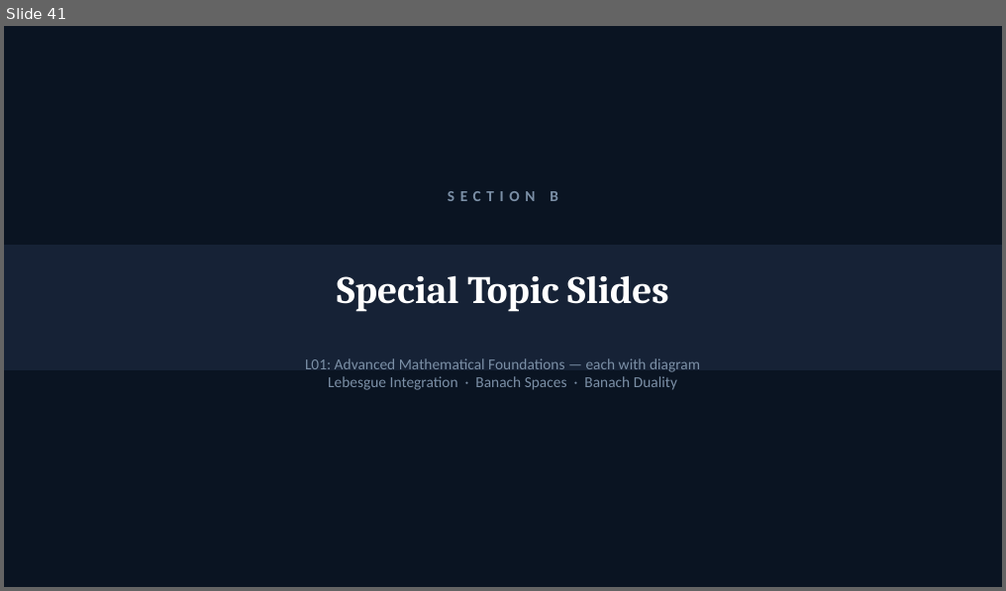
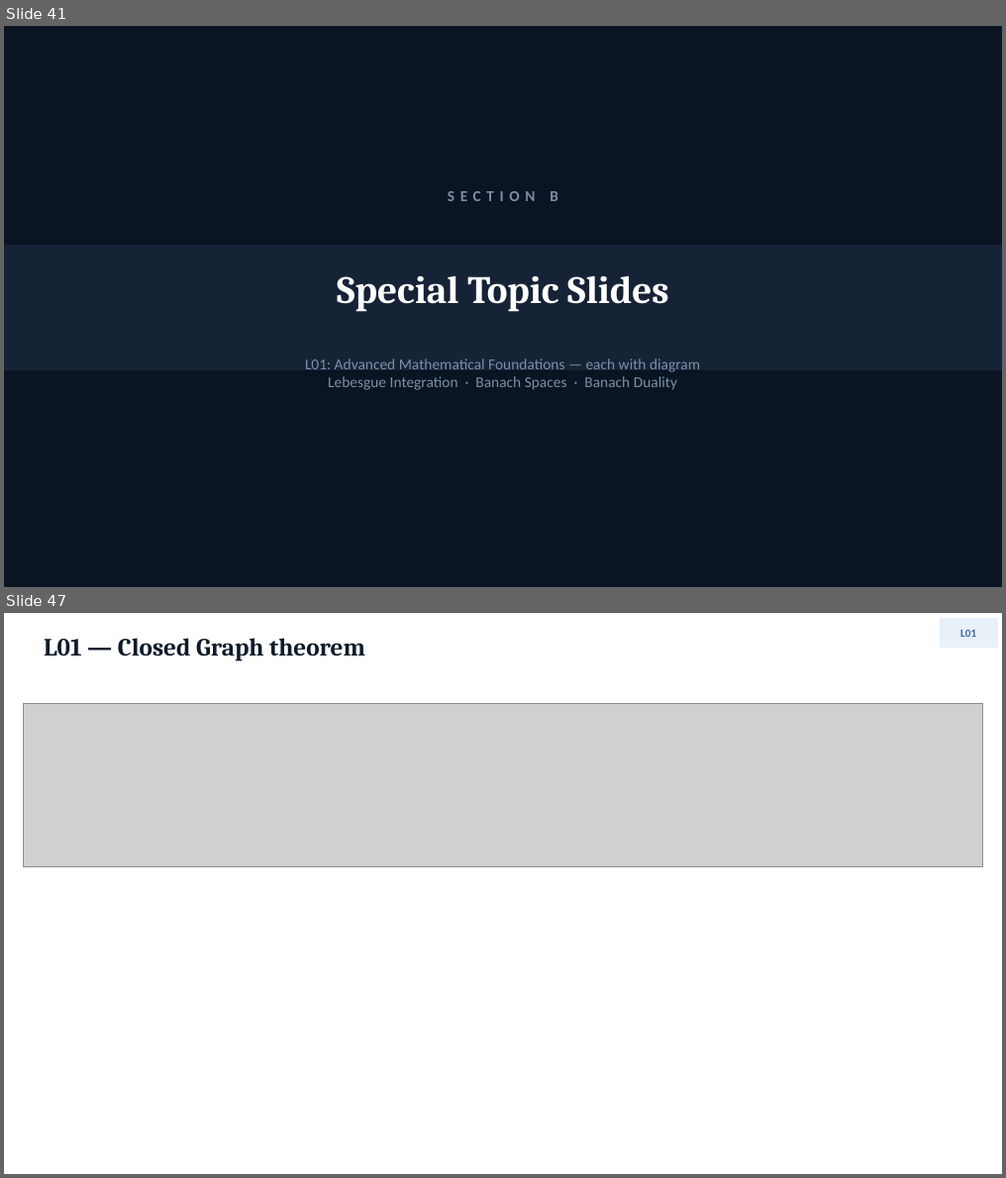
Before and after one commit to flyredeagle/talks, a slide deck: QuantumMechanics/Operators/generated/ModuleI1_L01_extended.pptx. Shown one above the other, each under a label of ours: slide 41 before the commit, slides 41 and 47 after it; the slides between them are not shown. The pictures are 1006x591 and 1006x1178 pixels, drawn with LibreOffice and Linux fonts; fonts in the diff are those of the drawing; grey boxes stand for pictures. Boxes give left, top, right and bottom in pixels: in the first picture for what was removed or moved away, otherwise in the second. Text is boxed around its words. In the diff, an @@ line names an element or a change of style, - is before the commit and + after.

```diff
--- a/QuantumMechanics/Operators/generated/ModuleI1_L01_extended.pptx
+++ b/QuantumMechanics/Operators/generated/ModuleI1_L01_extended.pptx
@@ slide 47 added at (4, 613, 1002, 1174), background #FFFFFF @@
@@ text added at (44, 638, 365, 662), 18 pt, text #0D1B2A, bold @@
+L01 — Closed Graph theorem
@@ rectangle added at (941, 619, 997, 647), fill #E8F0F8, outline #E8F0F8 1 pt @@
@@ text added at (960, 629, 976, 637), 8 pt, text #3A6EA5, bold @@
+L01
@@ picture added at (24, 704, 982, 867) @@
```
Also in this commit, not shown: 13 slides changed, 6 other slides added.
